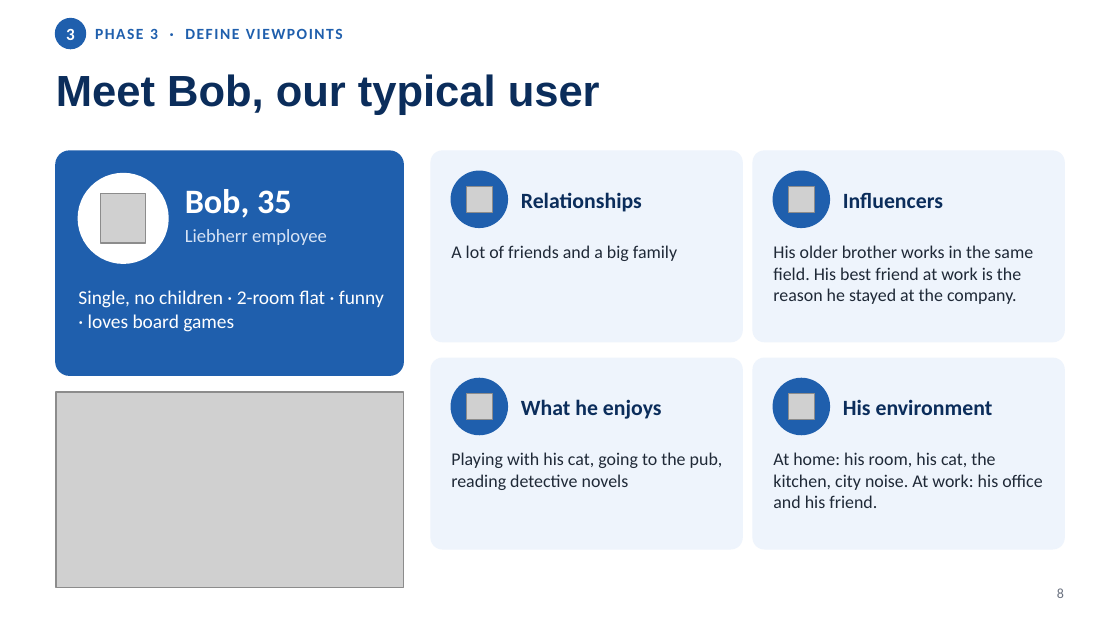
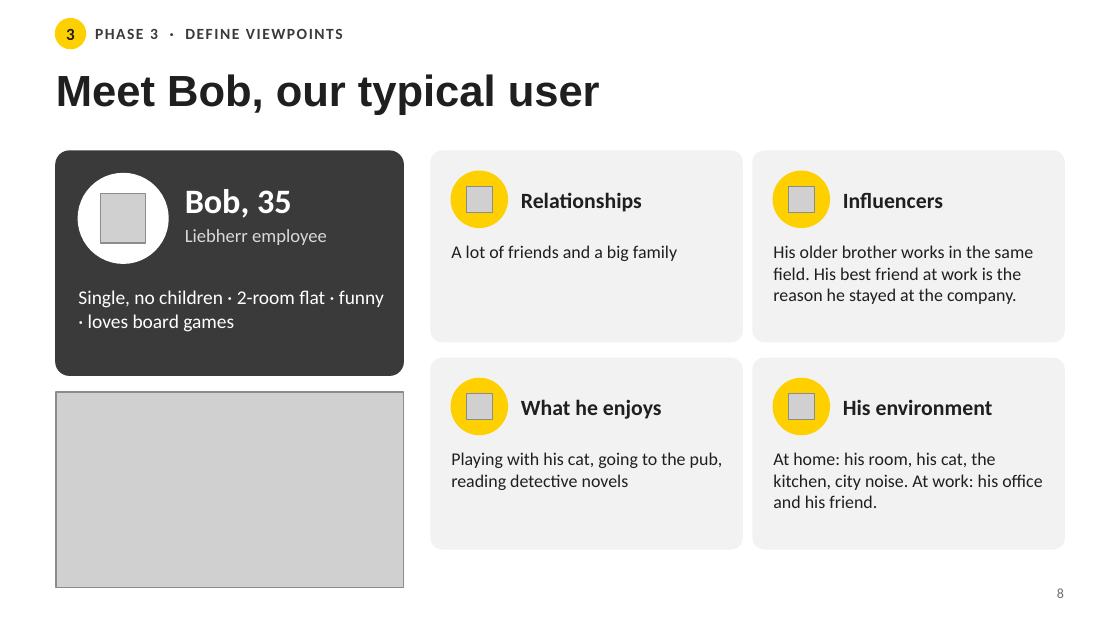
Before and after one commit to niv1999/liebherr-hackathon-2026, a slide deck: slide 8 of Liebherr5_DesignThinking_Journey.pptx. Drawn at 1120x630 pixels with LibreOffice and Linux fonts; fonts in the diff are those of the drawing; grey boxes stand for pictures. Boxes give left, top, right and bottom in pixels: in the first picture for what was removed or moved away, otherwise in the second. Text is boxed around its words. In the diff, an @@ line names an element or a change of style, - is before the commit and + after.

```diff
--- a/Liebherr5_DesignThinking_Journey.pptx
+++ b/Liebherr5_DesignThinking_Journey.pptx
@@ text "3" at [66, 29, 75, 40]: text colour #FFFFFF to #1F1F1F @@
@@ ellipse at [56, 19, 85, 48]: fill #1F5FAD to #FFD000; outline #1F5FAD 1.5 pt to #FFD000 1.5 pt @@
@@ text "PHASE 3 · DEFINE VIEWPOINTS" at [95, 29, 343, 39]: text colour #1F5FAD to #3A3A3A @@
@@ rounded rectangle at [56, 151, 403, 375]: fill #1F5FAD to #3A3A3A; outline #1F5FAD 1 pt to #3A3A3A 1 pt @@
@@ text "Liebherr employee" at [185, 229, 327, 245]: text colour #D6E3F5 to #D9D9D9 @@
@@ fill #EEF4FC to #F2F2F2; outline #EEF4FC 1 pt to #F2F2F2 1 pt in 4 elements at [431, 151, 741, 342], [753, 151, 1063, 342], [431, 358, 741, 549], [753, 358, 1063, 549] @@
@@ fill #1F5FAD to #FFD000; outline #1F5FAD 1 pt to #FFD000 1 pt in 4 elements at [451, 171, 507, 227], [774, 171, 830, 227], [451, 379, 507, 435], [774, 379, 830, 435] @@
@@ text colour #0B2D5B to #1F1F1F in 5 elements at [56, 74, 600, 115], [521, 192, 642, 212], [843, 193, 943, 208], [521, 399, 662, 419], [843, 399, 993, 415] @@
@@ text colour #1F2937 to #1F1F1F in 4 elements at [451, 245, 677, 261], [773, 245, 1033, 304], [451, 452, 723, 490], [773, 452, 1042, 508] @@
@@ text "8" at [1057, 588, 1064, 598]: text colour #6B7280 to #6E6E6E @@
```
Also in this commit, not shown: 17 other slides changed, 1 other file.
